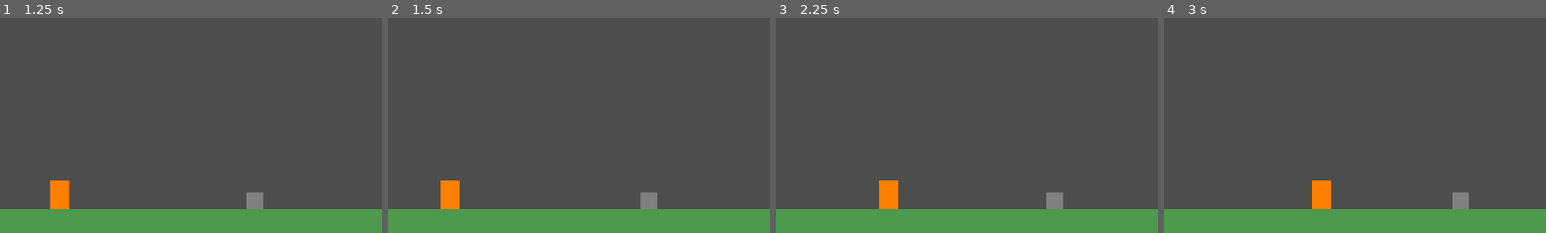
Above: before the commit, frames 1-4 (left to right).
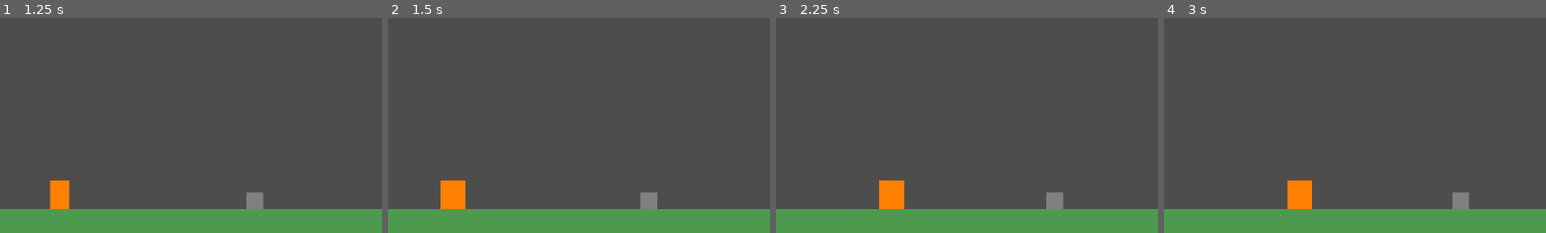
Above: after the commit, the same moments.

Repository: SBC69/test-repo123
Game: Godot game, scene res://scenes/MainMenu.tscn
Two runs of this game, one before a commit and one after it. Both use one fixed random seed, a clock stepped at 60 frames per second and the inputs below.
Inputs:
- Up to frame 1 (1.25 s): click "Начать игру" at 0.5 s
- Up to frame 2 (1.5 s): hold D (move_right) from 1.28 s (still down); tap F (attack) at 1.35 s
- Up to frame 3 (2.25 s): keep holding D (move_right); tap Space (jump) at 1.52 s; tap F (attack) at 2.1 s
- Up to frame 4 (3 s): tap Space (jump) at 2.27 s; release D (move_right) at 2.78 s; hold A (move_left) from 2.78 s (still down); tap F (attack) at 2.85 s
The pictures show only the part of the screen within x 0-50%, y 50-100%; the shares and areas given below are measured in that part.

Frame 1 is identical in both runs. In frame 2, 0.2% of the frame differs, in the area x 18-21%, y 75-89%; in frame 3, 0.2%; in frame 4, 1.5%, in the area x 32-44%, y 75-89%.
Error before the commit: Trying to assign value of type 'ColorRect' to a variable of type 'Node2D'. (res://scripts/Player.gd:44)

Commit message:
Исправление ошибки типизации: убрана строгая типизация для sprite (ColorRect не наследуется от Node2D)

Diff:
--- a/scripts/Player.gd
+++ b/scripts/Player.gd
@@ -40,8 +40,8 @@
 var facing_right: bool = true
 var gravity: float = ProjectSettings.get_setting("physics/2d/default_gravity")
 
-# Ссылки на узлы
-@onready var sprite: Node2D = $Sprite2D
+# Ссылки на узлы (без типизации для совместимости с ColorRect/Sprite2D)
+@onready var sprite = $Sprite2D
 @onready var attack_area: Area2D = $AttackArea
 
 func _ready() -> void:
@@ -132,7 +132,7 @@
 			# Это Sprite2D
 			sprite.set("flip_h", not facing_right)
 		else:
-			# Это ColorRect или другой Node2D
+			# Это ColorRect или другой узел
 			sprite.scale.x = -1 if not facing_right else 1
 
 	if attack_area:
